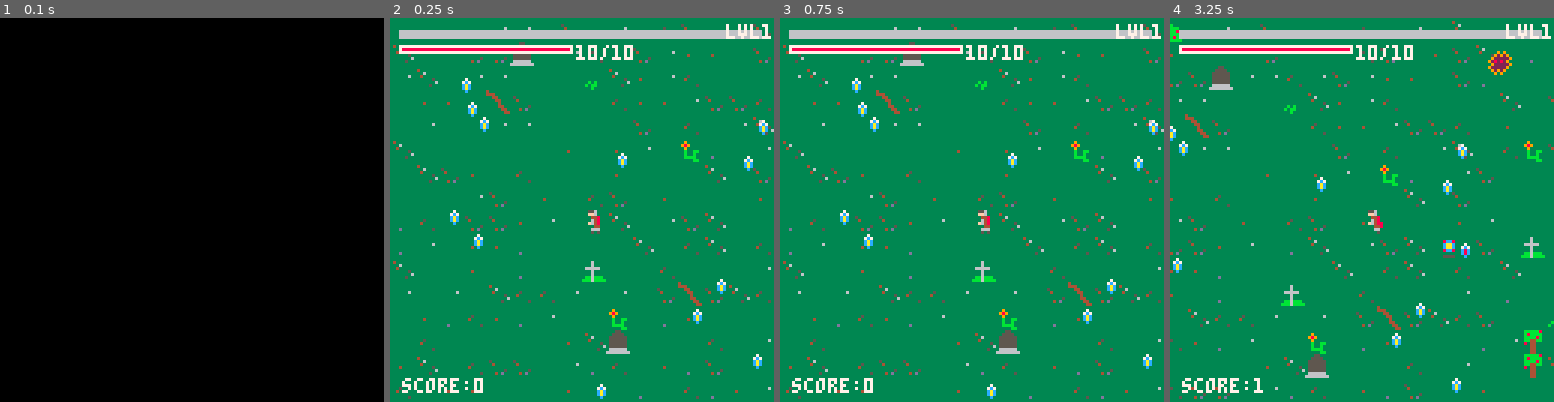
Above: before the commit, frames 1-4 (left to right).
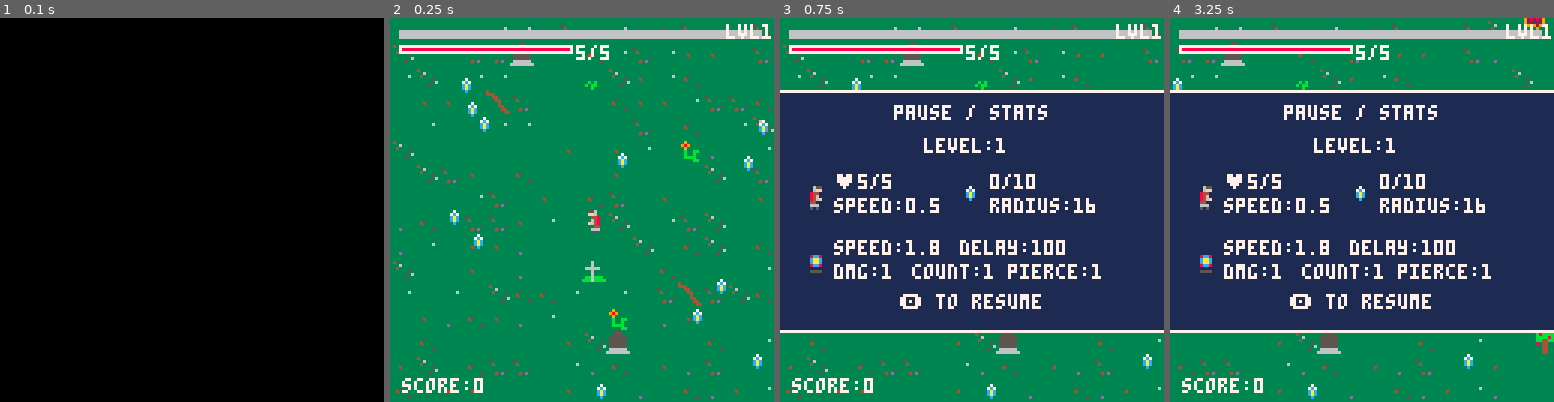
Above: after the commit, the same moments.

Repository: Dimillian/pico8-suvivor
Game: PICO-8 cartridge survivor.p8
Two runs of this game, one before a commit and one after it. Both use one fixed random seed, a clock stepped at 60 frames per second and the inputs below.
Inputs:
- Up to frame 1 (0.1 s): no input
- Up to frame 2 (0.25 s): no input
- Up to frame 3 (0.75 s): tap X (X key) at 0.33 s; tap O (Z key) at 0.7 s
- Up to frame 4 (3.25 s): tap X (X key) at 1.07, 1.85, 2.97 s; hold Right 1.6-2.1 s; tap O (Z key) every 0.4 s from 1.7 to 2.9 s; hold Up 2.15-2.42 s; hold Right 2.47-3.03 s; hold Left from 3.08 s (still down)

Frame 1 is identical in both runs. In frame 2, 0.3% of the frame differs, in the area x 48-64%, y 7-11%; in frame 3, 64%; in frame 4, 67%, in the area x 0-100%, y 0-100%.

Commit message:
Update survivor.p8

Diff:
--- a/survivor.p8
+++ b/survivor.p8
@@ -1,32 +1,11 @@
 pico-8 cartridge // http://www.pico-8.com
 version 41
 __lua__
+// grassland survivor 0.3
+
 --player
 
 player = {
-	level = 1,
-	xp = 0,
-	xp_radius=16,
-	next_xp = 10,
-	health = 10,
-	max_health=10,
-	kills=0,
-	weapons = { },
-	is_moving=false,
-
-	grace_delay=50,
-	grace_counter=0,
-	grace_on=false,
-
-	proj_delay=70,
-	proj_counter=0,
-	proj_damage_x = 1,
-	proj_delay_x = 0,
-	proj_speed_x = 1,
-	proj_count = 1,
-	proj_max_pierce = 1,
-	proj = { },
-
 	sprite_idle=1,
 	sprite_move1=2,
 	sprite_move2=3,
@@ -36,12 +15,34 @@
 	sprite_move1_down=7,
 	sprite_move2_down=8,
 
-	x=512,
-	y=256,
-	speed=0.5,
-	direction=0,
-
 	init=function(self)
+		self.level=1
+		self.xp=0
+		self.xp_radius=16
+		self.next_xp = 10
+		self.health = 5
+		self.max_health=5
+		self.kills=0
+		self.weapons={ }
+		self.is_moving=false
+
+		self.grace_delay=50
+		self.grace_counter=0
+		self.grace_on=false
+
+		self.proj_delay=100
+		self.proj_counter=0
+		self.proj_damage_x=1
+		self.proj_delay_x=0
+		self.proj_speed_x=1
+		self.proj_count=1
+		self.proj_max_pierce=1
+		self.proj={ }
+
+		self.x=512
+		self.y=256
+		self.speed=0.5
+		self.direction=0
 		self.sprite_moving_routing = cocreate(self.update_sprite_routine)
 	end,
 
@@ -84,6 +85,7 @@
 		self:update_level()
 		self:update_proj()
 		self:update_sprite()
+		self:update_health()
 	end,
 
 	update_movements=function(self)
@@ -148,7 +150,7 @@
 		if self.xp >= self.next_xp then
 			sfx(sfx_level_up)
 			self.xp = 0
-			self.level = self.level + 1
+			self.level += 1
 			self.next_xp = ceil(self.next_xp * 1.5)
 			state = state_lvl_up
 		end
@@ -159,9 +161,12 @@
 		if self.proj_counter >= (self.proj_delay - self.proj_delay_x) then
 			self.proj_counter = 0
 			local c = cocreate(function()
+				local targets = {}
 				for i=1, self.proj_count do
-					self:add_projectile()
-					delay(5)
+					local foe = closest_foe(targets)
+					add(targets, foe)
+					self:add_projectile(foe)
+					delay(10)
 				end
 			end)
 			add(actions, c)
@@ -179,8 +184,14 @@
 		end
 	end,
 
-	add_projectile=function(self)
-		local foe = closest_foe()
+	update_health=function(self)
+		if self.health <= 0 then
+			dset(0, self.kills)
+			state = state_game_over
+		end
+	end,
+
+	add_projectile=function(self, foe)
 		local angle = atan2(foe.x - self.x, foe.y - self.y)
 		local proj = {
 			damage=self.proj_damage_x,
@@ -233,18 +244,18 @@
 }
 
 world = {
-	foes = {},
-	xp = {},
-	foes = {},
-	damages = {},
-
-	world_map = {
-		base_sprite = {64, 64, 64, 64, 64, 64, 80, 96, 112, 81, 113, 97},
-		things_sprite = {65, 66, 67, 68, 69, 70, 71, 72},
-		things_prob = 0.05,
-	},
-
 	init=function(self)
+		self.foes={}
+		self.xp={}
+		self.foes={}
+		self.damages={}
+
+		self.world_map = {
+			base_sprite = {64, 64, 64, 64, 64, 64, 80, 96, 112, 81, 113, 97},
+			things_sprite = {65, 66, 67, 68, 69, 70, 71, 72},
+			things_prob = 0.05,
+		}
+
 		self:gen_random_xp()
 		self:gen_random_things()
 	end,
@@ -341,6 +352,9 @@
 								return
 							end
 						end
+						if self.is_dead then
+							return
+						end
 						add(proj.foe_hits, self)
 						self.health = self.health - proj.damage
 						proj.pierce_count = proj.pierce_count + 1
@@ -357,7 +371,7 @@
 						player.kills = player.kills + 1
 					end
 					if costatus(self.sprite_death_routine) != "dead" then
-							coresume(self.sprite_death_routine, self)
+						coresume(self.sprite_death_routine, self)
 					end
 				end
 			end,
@@ -470,7 +484,7 @@
 		add(self.damages, damage)
 	end,
 
- gen_random_xp=function(self)
+	gen_random_xp=function(self)
 		for i=1, 256 do
 			self:add_xp(rnd(1024), rnd(512), rnd(3), false)
 		end
@@ -484,7 +498,7 @@
 				local sprite = mget(x, y)
 				if rnd(1) < self.world_map.things_prob then
 					local	random_sprite = rnd(self.world_map.things_sprite)
-     mset(x, y, random_sprite)
+					mset(x, y, random_sprite)
 				end
 			end
 		end
@@ -498,62 +512,80 @@
 menu_lvl_up = {
 	selected=1,
 
-	delay=5,
-	counter=0,
-
 	choices = {
-		"speed",
-		"health",
-		"proj speed",
-		"proj dmg",
-		"proj delay",
-		"proj count",
-		"proj piercing",
-		"xp radius",
+		{target="player", name="speed", sprite=1},
+		{target="player", name="health", sprite=1},
+		{target="player", name="radius", sprite=17},
+		{target="proj", name="speed", sprite=50},
+		{target="proj", name="dmg", sprite=50},
+		{target="proj", name="delay", sprite=50},
+		{target="proj", name="count", sprite=50},
+		{target="proj", name="pierce", sprite=50},
 	},
 	options = nil,
 
 	draw=function(self)
-		local menu_width=80
-		local menu_height=50
+		local menu_width=128
+		local menu_height=80
 		local x0=player.x - menu_width/2
 		local y0=player.y - menu_height/2
 		local x1=player.x + menu_width/2
 		local y1=player.y + menu_height/2
-		rectfill(x0,y0,x1,y1,0)
-		rect(x0,y0,x1,y1,7)
-		print("level up!", x0 + 20, y0 + 5, 7)
+		rectfill(x0,y0,x1,y1,-15)
+		line(x0, y0, x0 + menu_width, y0, 7)
+		print("level up!", x0 + 48, y0 + 5, 7)
 		print("")
 		print("level " .. player.level)
 		print("")
+		local base_x = x0 + 8
+		local base_y = y0 + 32
 		for index, option in pairs(self.options) do
-			if index == self.selected then
-				print("->" .. option)
-			else
-				print(option)
-			end
-		end
-	end,
-
-	update=function(self, player)
+			self:draw_option(base_x, base_y , option, index == self.selected)
+			base_x += 46
+		end
+		print("❎ to select", x0 + 40, y1 - 12, 7)
+		line(x0, y1, x0 + menu_width, y1, 7)
+	end,
+
+	draw_option=function(self, x0, y0, option, selected)
+		local width = 15
+		local height = 15
+		local col = 7
+		local scale_factor = 1
+		if selected then
+			col = 10
+			scale_factor = 1 + 0.3 * sin(time())
+		end
+
+		local scaled_width = width * scale_factor
+		local scaled_height = height * scale_factor
+		local xoffset = x0 + (width - scaled_width) / 2
+		local yoffset = y0 + (height - scaled_height) / 2
+
+		oval(xoffset, yoffset, xoffset + scaled_width, yoffset + scaled_height, col)
+		spr(option.sprite, x0 + 4, y0 + 4)
+		print(option.name, x0, y0 + height + 4, col)
+	end,
+
+	update=function(self)
 		if self.options == nil then
 			self.options = self:make_options()
 		end
 
-		self.counter = self.counter + 1
-		if self.counter <= self.delay then
-			return
-		end
-		self.counter = 0
-
-		if btn(2) and self.selected >= 1 then
-			self.selected = self.selected - 1
-		elseif btn(3) and self.selected < 3 then
-			self.selected = self.selected + 1
-		end
-		if btn(5) then
-			self:process_lvl_up(self.options[self.selected], player)
-		end
+		decrease_btn_buffer()
+
+		if is_btn_ready() then
+			if btn(0) and self.selected > 1 then
+				self.selected = self.selected - 1
+			elseif btn(1) and self.selected < 3 then
+				self.selected = self.selected + 1
+			end
+			if btn(5) then
+				self:process_lvl_up(self.options[self.selected], player)
+			end
+			set_btn_buffer(15)
+		end
+
 	end,
 
 	make_options=function(self)
@@ -574,33 +606,91 @@
 	end,
 
 	process_lvl_up=function(self, option, player)
-		if option == "health" then
-			player.max_health = player.max_health + 5
-		elseif option == "speed" then
-			player.speed = player.speed + 0.15
-		elseif option == "proj speed" then
-			player.proj_speed_x = player.proj_speed_x + 0.2
-		elseif option == "proj dmg" then
-			player.proj_damage_x = player.proj_damage_x + 1
-		elseif option == "proj delay" then
-			player.proj_delay_x = player.proj_delay_x - 5
-		elseif option == "proj count" then
-			player.proj_count = player.proj_count + 1
-		elseif option == "proj piercing" then
-			player.proj_max_pierce = player.proj_max_pierce + 1
-		elseif option == "xp radius" then
-			player.xp_radius = player.xp_radius + 4
+		if option.target == "player" then
+			if option.name == "health" then
+				player.max_health += 5
+			elseif option.name == "speed" then
+				player.speed += 0.15
+			elseif option.name == "radius" then
+				player.xp_radius += 4
+			end
+		elseif option.target == "proj" then
+			if option.name == "speed" then
+				player.proj_speed_x += 0.2
+			elseif option.name == "dmg" then
+				player.proj_damage_x += 1
+			elseif option.name == "delay" then
+				player.proj_delay_x -= 5
+			elseif option.name == "count" then
+				player.proj_count += 1
+			elseif option.name == "pierce" then
+				player.proj_max_pierce += 1
+			end
 		end
 		player.health = player.max_health
 		self.options = nil
 		state = state_game
 	end
-
-
 }
 
+menu_pause = {
+	draw=function(self)
+		local menu_width=128
+		local menu_height=80
+		local x0=player.x - menu_width/2
+		local y0=player.y - menu_height/2
+		local x1=player.x + menu_width/2
+		local y1=player.y + menu_height/2
+		rectfill(x0,y0,x1,y1,-15)
+		line(x0, y0, x0 + menu_width, y0, 7)
+		print("pause / stats", x0 + 38, y0 + 5, 7)
+		print("level:" .. player.level, x0 + 48, y0 + 16)
+		local py = y0 + 32
+		spr(1, x0 + 8, py)
+		print("♥" .. player.health .. "/" .. player.max_health, x0 + 18, py - 4)
+		print("speed:" .. player.speed, x0 + 18, py+4)
+		spr(17, x0 + 60, py - 1)
+		print(player.xp .. "/" .. player.next_xp, x0 + 70, py - 4)
+		print("radius:" .. player.xp_radius, x0 + 70, py + 4)
+		py += 22
+		spr(50, x0 + 8, py)
+		print("speed:" .. 0.8 + player.proj_speed_x, x0 + 18, py - 4)
+		print("dmg:" .. player.proj_damage_x, x0 + 18, py + 4)
+		print("delay:" .. player.proj_delay - player.proj_delay_x, x0 + 60, py - 4)
+		print("count:" .. player.proj_count, x0 + 44, py + 4)
+		print("pierce:" .. player.proj_max_pierce, x0 + 76, py + 4)
+		print("🅾️ to resume", x0 + 40, y1 - 12, 7)
+		line(x0, y1, x0 + menu_width, y1, 7)
+	end,
+	update=function(self)
+	end
+}
+
 menu_main = {
 
+}
+
+menu_game_over = {
+	draw=function(self)
+		local s = "game over"
+		print(s, 64-#s*2, 61, 8)
+
+		s = "score:" .. player.kills
+		print(s, 64-#s*2, 80, 7)
+
+		s = "best:" .. dget(0)
+		print(s, 64-#s*2, 90, 7)
+
+		s = "❎ to restart"
+		print(s, 62-#s*2, 116, 7)
+	end,
+	update=function(self)
+		if btn(5) then
+			world:init()
+			player:init()
+			state = state_game
+		end
+	end
 }
 -->8
 -- helpers
@@ -612,6 +702,8 @@
 
 actions={}
 
+btn_buffer = 0
+
 function is_colliding(a,b)
 	return (abs(a.x-b.x)+
 	abs(a.y-b.y)) <= 8
@@ -622,14 +714,25 @@
 	abs(a.y-b.y)) <= r
 end
 
-function closest_foe()
+function closest_foe(ignored)
 	local closest_foe = nil
 	local closest_distance = 1000
 	for foe in all(world.foes) do
-		local distance = sqrt((player.x - foe.x)^2 + (player.y - foe.y)^2)
-		if distance < closest_distance then
-			closest_distance = distance
-			closest_foe = foe
+		local skip = false
+		if foe.is_dead then
+			skip = true
+		end
+		for ignored_foe in all(ignored) do
+			if foe == ignored_foe then
+				skip = true
+			end
+		end
+		if not skip then
+			local distance = sqrt((player.x - foe.x)^2 + (player.y - foe.y)^2)
+			if distance < closest_distance then
+				closest_distance = distance
+				closest_foe = foe
+			end
 		end
 	end
 	return closest_foe
@@ -646,48 +749,157 @@
 		if (not coresume(c)) del(actions,c)
 	end
 end
+
+function decrease_btn_buffer()
+	if btn_buffer > 0 then
+		btn_buffer -= 1
+	end
+end
+
+function set_btn_buffer(buffer)
+	btn_buffer = buffer
+end
+
+function is_btn_ready()
+	return btn_buffer == 0
+end
+
 -->8
 -- engine
 
 state_game = 0
 state_main_menu = 1
 state_lvl_up = 2
+state_pause = 3
+state_game_over = 4
 state = state_game
 
 function _init()
 	cls()
+	cartdata("bootleg_survivor_dimillian")
 	world:init()
 	player:init()
-	//music(0)
+	music(0)
 end
 
 function _update60()
+	decrease_btn_buffer()
 	if state == state_game then
 		player:update()
 		world:update(player)
+		if btn(4) and is_btn_ready() then
+			state = state_pause
+			set_btn_buffer(15)
+		end
 	elseif state == state_lvl_up then
-		menu_lvl_up:update(player)
+		menu_lvl_up:update()
+	elseif state == state_pause then
+		menu_pause:update()
+		if btn(4) and is_btn_ready() then
+			state = state_game
+			set_btn_buffer(15)
+		end
+	elseif state == state_game_over then
+		menu_game_over:update()
 	end
 	execute_actions()
 end
 
 function _draw()
 	cls()
+	if state == state_game_over then
+		camera(0, 0)
+		menu_game_over:draw()
+		return
+	end
 	camera(player.x-64, player.y-64)
 	world:draw()
 	player:draw()
 	if state == state_lvl_up then
 		menu_lvl_up:draw()
+	elseif state == state_pause then
+		menu_pause:draw()
 	end
 end
 
 -->8
 -- todo
+
 -- spawn monster farther player
 -- level up screen
--- better player ui
--- proj dmg + monster health
--- dmg number on hit
+-- main menu
+-- pause menu wth stats
+-- add chest + weapons drop
+
+-- done: better player ui
+-- done: proj dmg + monster health
+-- done: dmg number on hit
+…(66 lines of a section not shown)…
 
 
 
@@ -818,7 +1030,7 @@
 
 
 __gff__
-0003010103010101010000000000000000010100000000000000000000000000000000000000000000000000000000000000000000000000000000000000000001000000000000000000000000000000000101000000000000000000000000000001010000000000000000000000000000010100000000000000000000000000
+0003010103010101010000000000000000010100000000000000000000000000000000000000000000000000000000000000000000000000000000000000000001000000000000000000000000000000000100000000000000000000000000000001000000000000000000000000000000010000000000000000000000000000
 0000000000000000000000000000000000000000000000000000000000000000000000000000000000000000000000000000000000000000000000000000000000000000000000000000000000000000000000000000000000000000000000000000000000000000000000000000000000000000000000000000000000000000
 __map__
 4040404040404040404040404040404040404040404040404040404040404040404040404040404040404040404040404040404040404040404040404040404040404040404040404040404040404040404040404040404040404040404040404040404040404040404040404040404040404040404040404040404040404040
Not shown, changed: 156 lines of the sprite sheet (__gfx__) section of survivor.p8
Not shown, changed: the thumbnail (__label__) section of survivor.p8
Not shown, changed: the music (__music__) section of survivor.p8
Not shown, changed: the sound effects (__sfx__) section of survivor.p8
